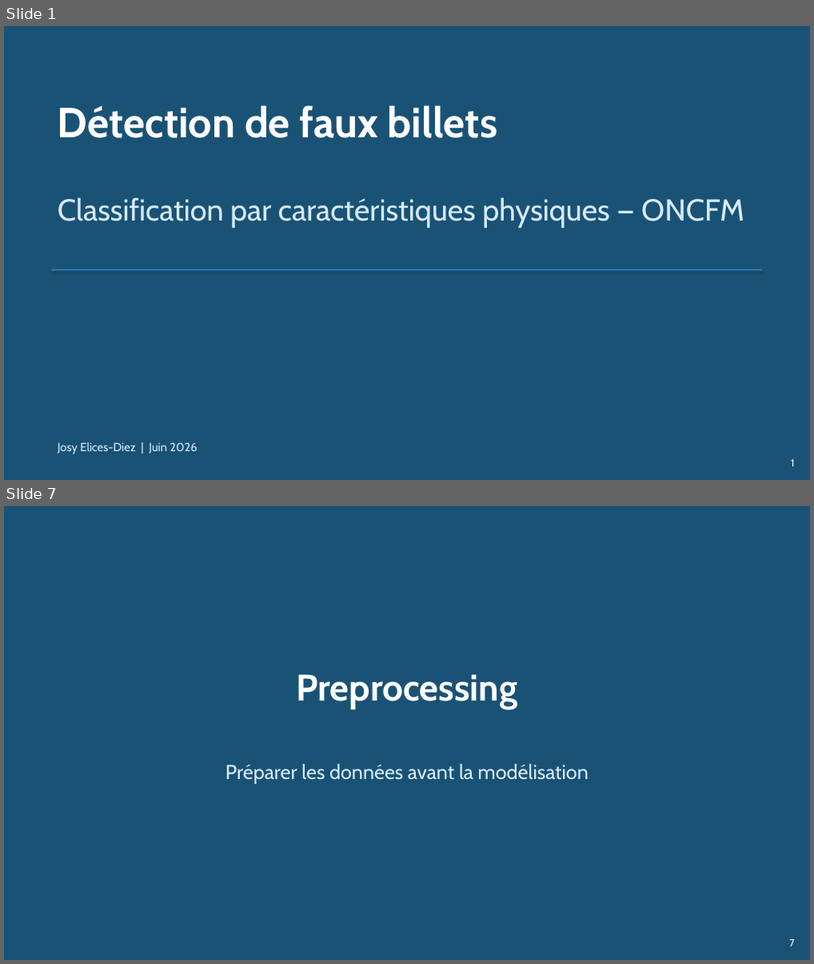
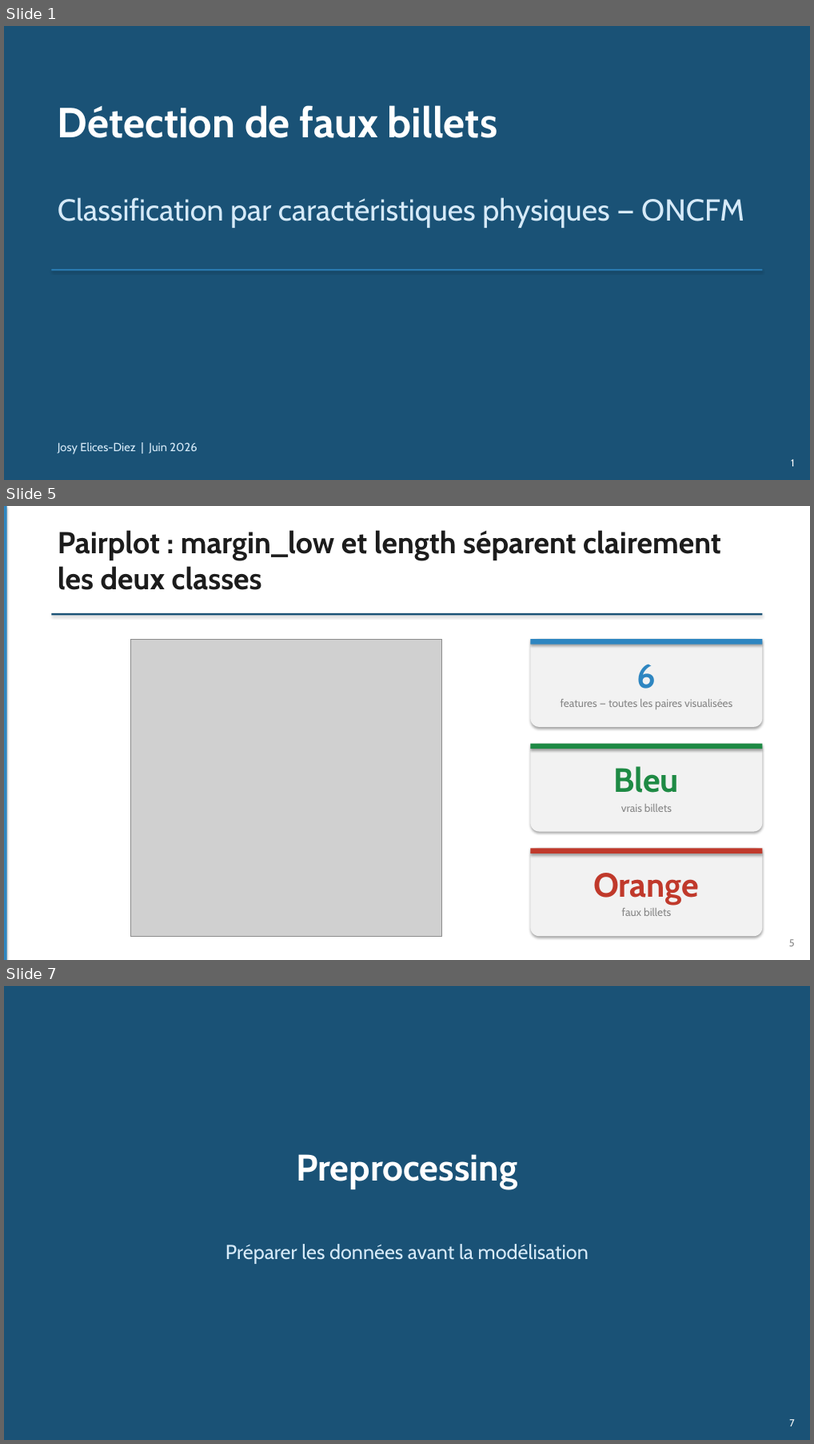
Before and after one commit to Elicesjo/PROJET-11-, a slide deck: Elices-Diez_Josy_3_Support_presentation_062026.pptx. Shown one above the other, each under a label of ours: slides 1 and 7 before the commit, slides 1, 5 and 7 after it; the slides between them are not shown. The pictures are 814x964 and 814x1444 pixels, drawn with LibreOffice and Linux fonts; fonts in the diff are those of the drawing; grey boxes stand for pictures. Boxes give left, top, right and bottom in pixels: in the first picture for what was removed or moved away, otherwise in the second. Text is boxed around its words. In the diff, an @@ line names an element or a change of style, - is before the commit and + after.

Commit message:
Finalise projet détection de faux billets : notebook, script, présentation

```diff
--- a/Elices-Diez_Josy_3_Support_presentation_062026.pptx
+++ b/Elices-Diez_Josy_3_Support_presentation_062026.pptx
@@ slide 5 added at box(4, 506, 810, 960), background #FFFFFF @@
@@ rectangle added at box(4, 506, 7, 960), fill #2E86C1 @@
@@ text added at box(58, 530, 722, 590), 36 pt, text #1C1C1C, bold @@
+Pairplot : margin_low et length séparent clairement les deux classes
@@ rectangle added at box(52, 613, 763, 615), fill #1A5276 @@
@@ picture added at box(130, 639, 442, 936) @@
@@ rounded rectangle added at box(531, 639, 763, 727), fill #F2F2F2 @@
@@ rectangle added at box(531, 639, 763, 644), fill #2E86C1 @@
@@ text added at box(638, 664, 657, 688), 40 pt, text #2E86C1, bold @@
+6
@@ text added at box(561, 699, 733, 709), 13 pt, text #888888 @@
+features — toutes les paires visualisées
@@ rounded rectangle added at box(531, 744, 763, 832), fill #F2F2F2 @@
@@ rectangle added at box(531, 744, 763, 749), fill #1E8A44 @@
@@ text added at box(614, 766, 680, 792), 40 pt, text #1E8A44, bold @@
+Bleu
@@ text added at box(622, 804, 672, 812), 13 pt, text #888888 @@
+vrais billets
@@ rounded rectangle added at box(531, 848, 763, 936), fill #F2F2F2 @@
@@ rectangle added at box(531, 848, 763, 853), fill #C0392B @@
@@ text added at box(594, 872, 699, 904), 40 pt, text #C0392B, bold @@
+Orange
@@ text added at box(622, 908, 671, 916), 13 pt, text #888888 @@
+faux billets
@@ text added at box(790, 939, 795, 946), 12 pt, text #888888 @@
+5
```
Also in this commit, not shown: 13 slides changed, 3 other slides added, 2 slides removed, 18 other files.
